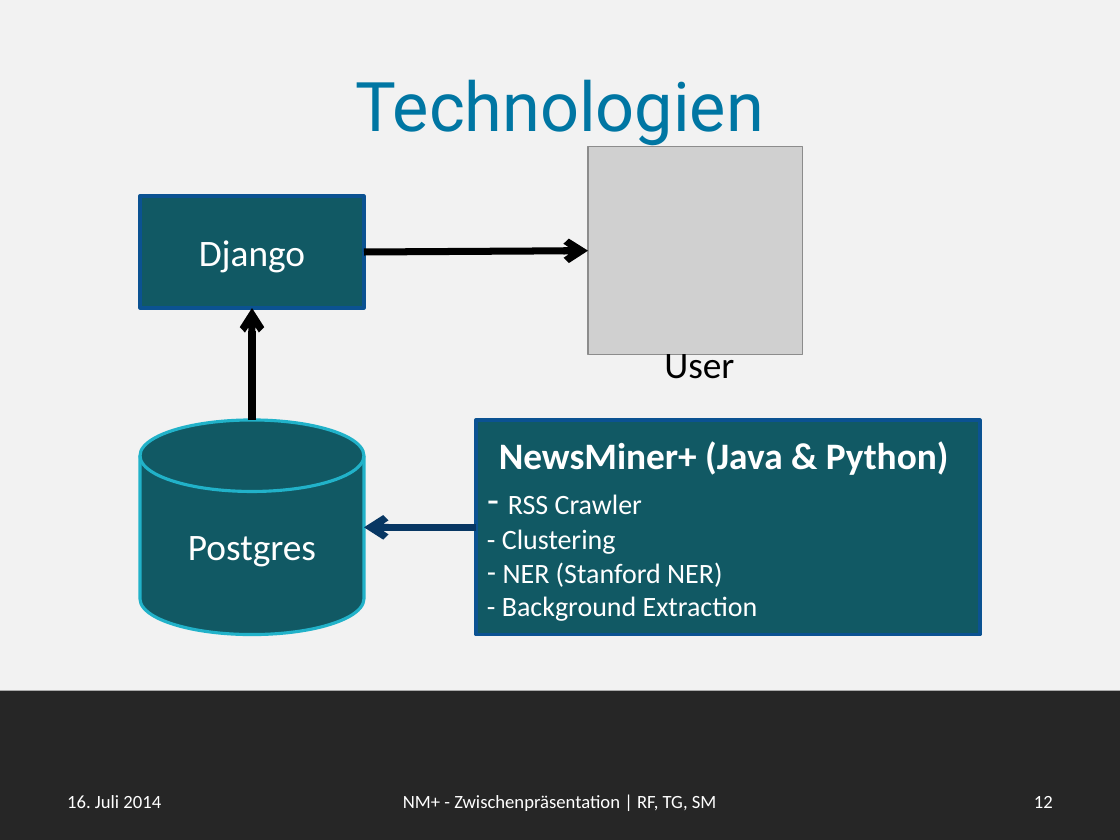
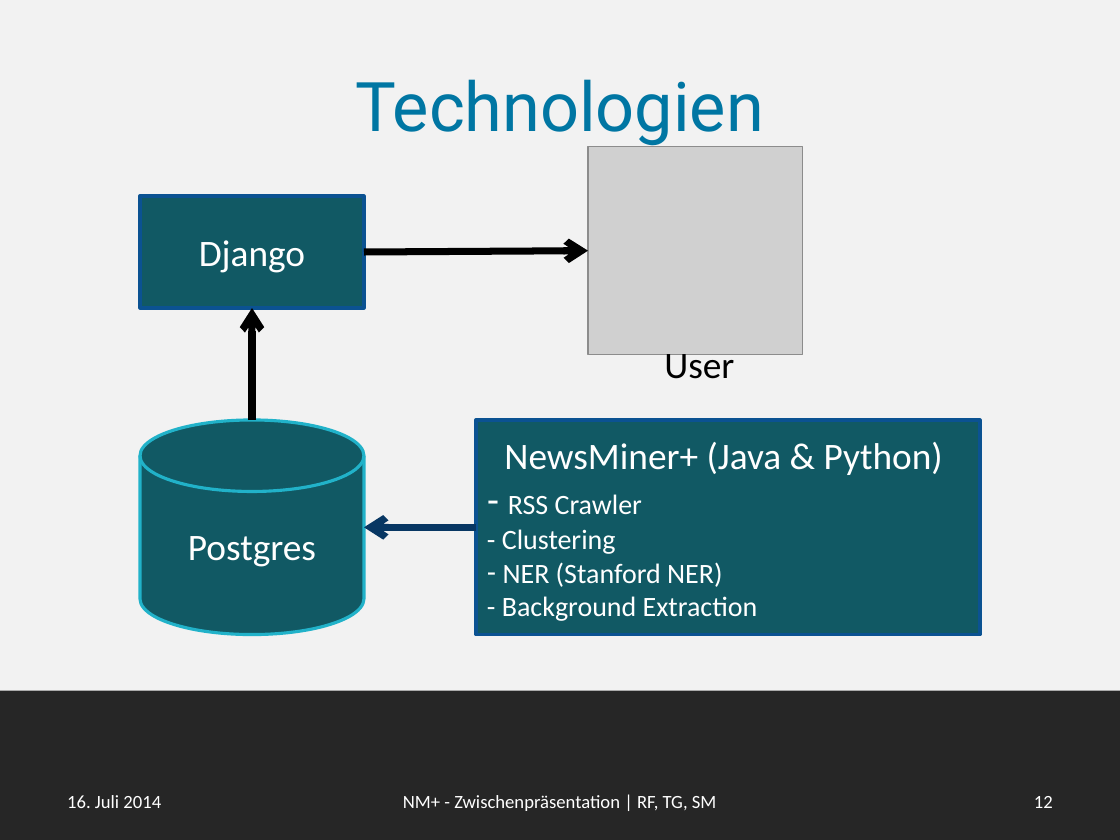
Before and after one commit to smba/newsminer, a slide deck: slide 12 of Presentation/newsminer_plus.pptx. Drawn at 1120x840 pixels with LibreOffice and Linux fonts; fonts in the diff are those of the drawing; grey boxes stand for pictures. Boxes give left, top, right and bottom in pixels: in the first picture for what was removed or moved away, otherwise in the second. Text is boxed around its words. In the diff, an @@ line names an element or a change of style, - is before the commit and + after.

Commit message:
presentation

```diff
--- a/Presentation/newsminer_plus.pptx
+++ b/Presentation/newsminer_plus.pptx
@@ text in rectangle at bbox=[504, 442, 943, 475]: bold off in "NewsMiner+ (Java & Python)" @@
```
